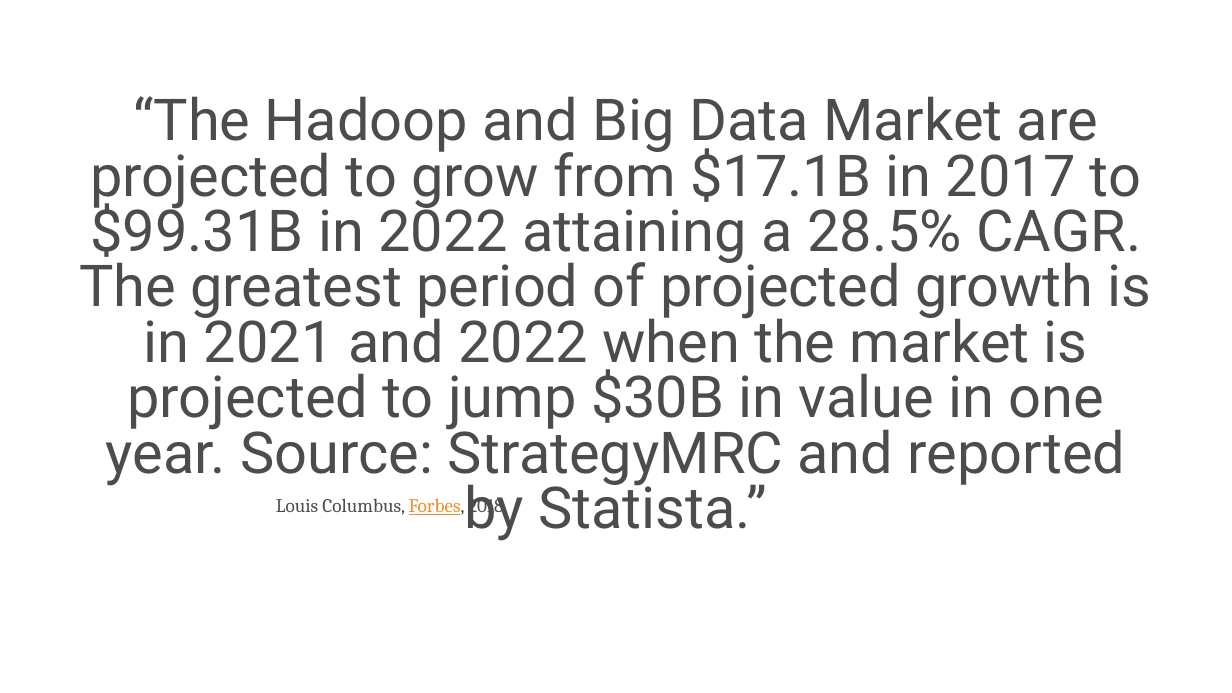
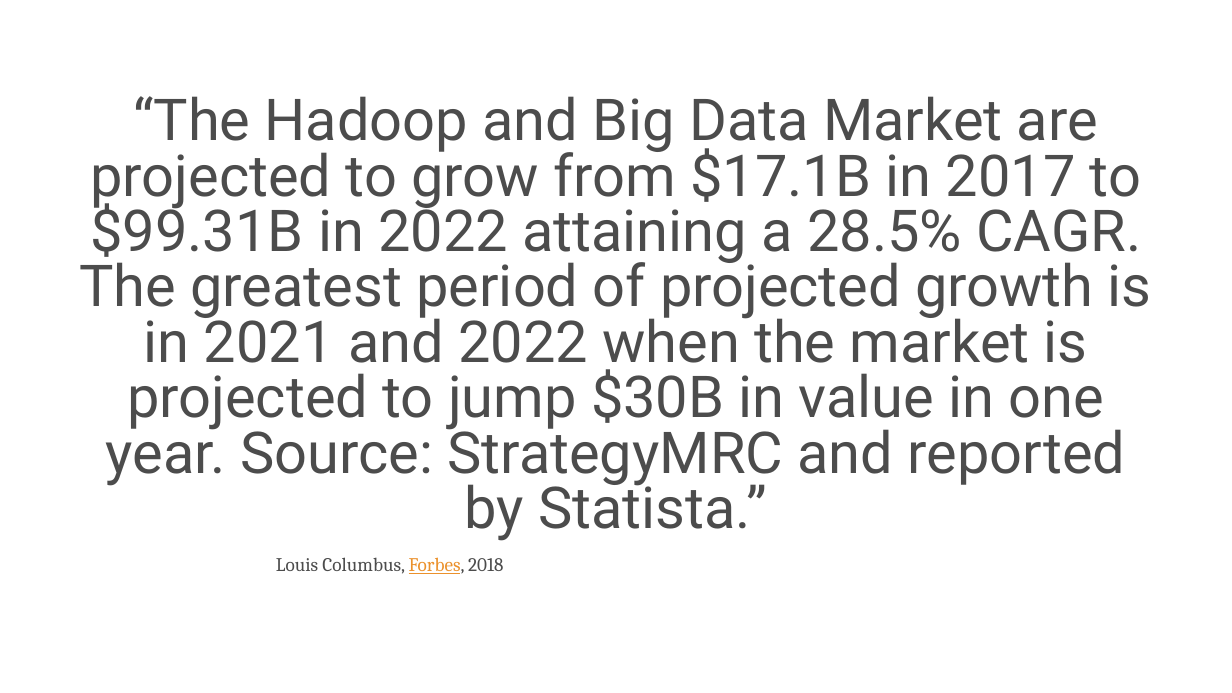
Before and after one commit to s-kyle-reed/data-lecture, a slide deck: slide 15 of lecture.pptx. Drawn at 1232x693 pixels with LibreOffice and Linux fonts; fonts in the diff are those of the drawing; background and template pictures are left out. Boxes give left, top, right and bottom in pixels: in the first picture for what was removed or moved away, otherwise in the second. Text is boxed around its words. In the diff, an @@ line names an element or a change of style, - is before the commit and + after.

```diff
--- a/lecture.pptx
+++ b/lecture.pptx
@@ text "Louis Columbus, Forbes, 2018" rewrapped from [276, 495, 503, 518] to [276, 557, 503, 574] @@
```
Also in this commit, not shown: 11 other slides changed.
